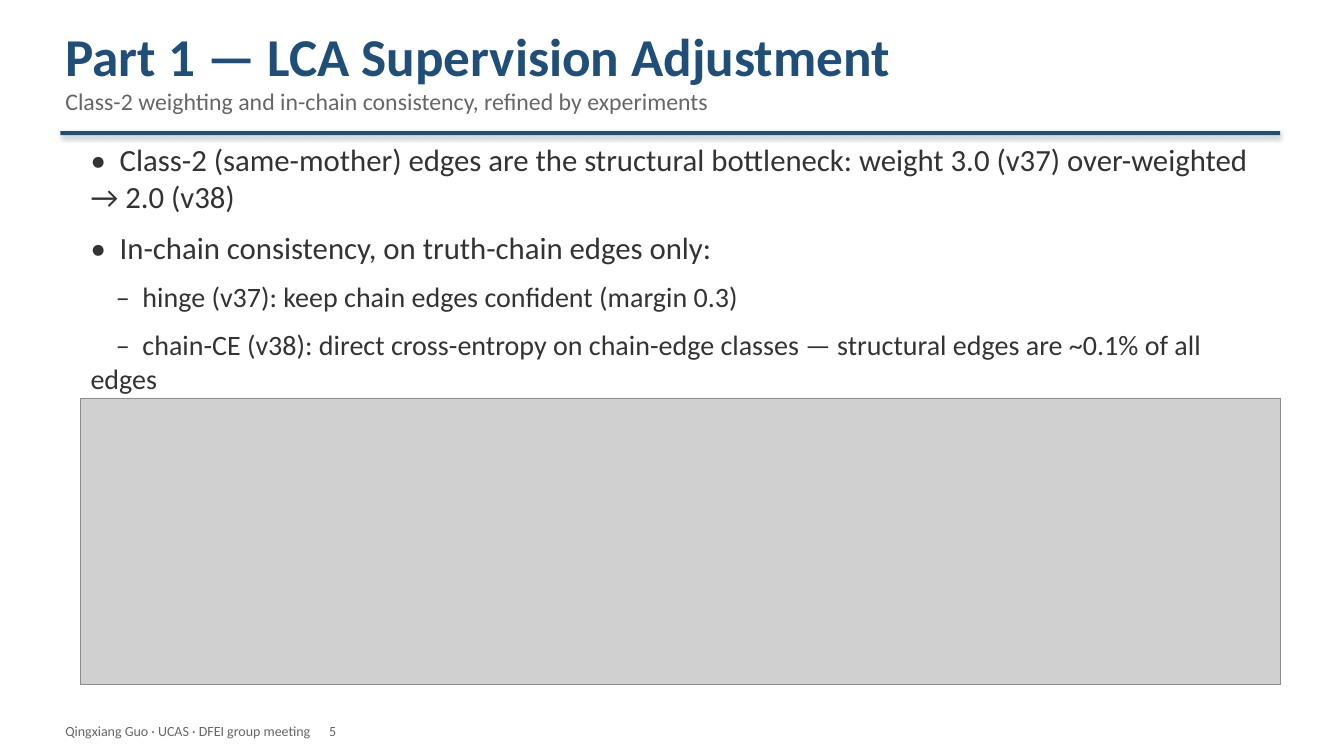
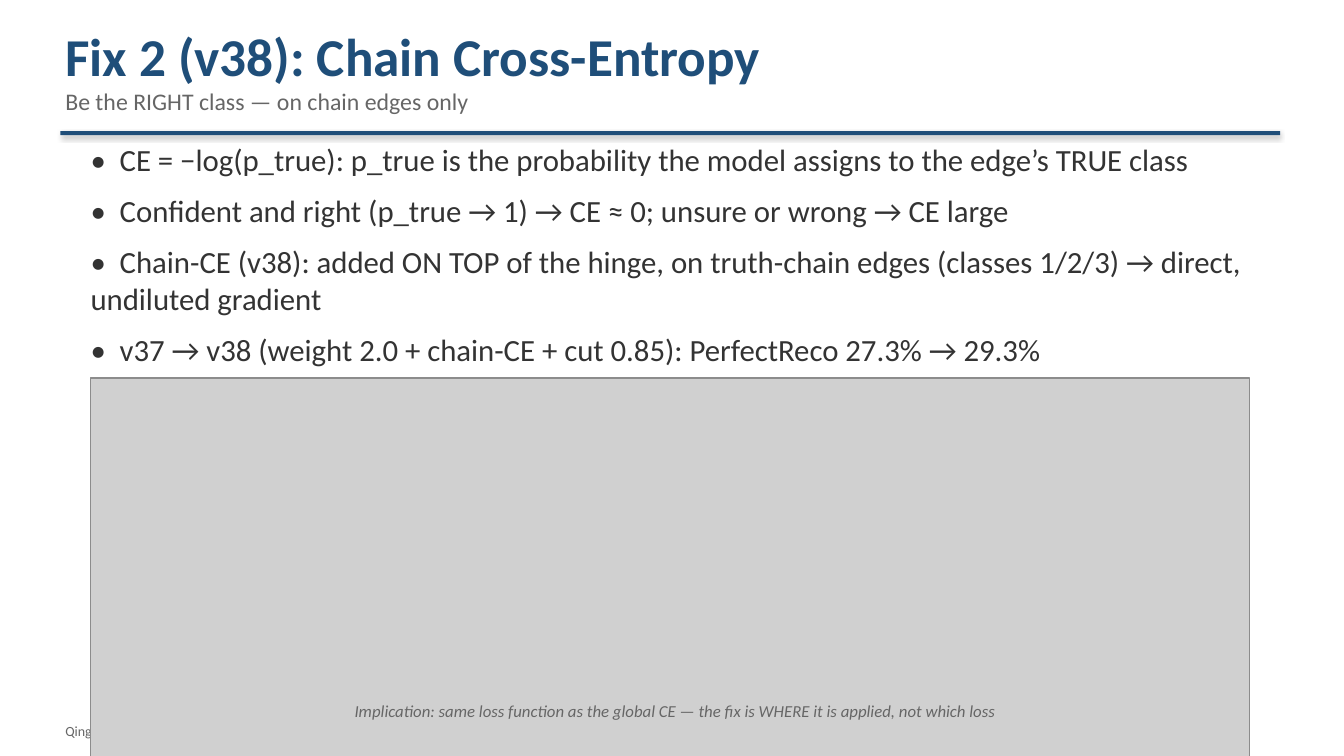
Before and after one commit to Aniedrew/dfei_ift, a slide deck: slide 7 of meeting_figs/DFEI_progress_20260902_EN.pptx (slide 5 before the commit). Drawn at 1344x756 pixels with LibreOffice and Linux fonts; fonts in the diff are those of the drawing; grey boxes stand for pictures. Boxes give left, top, right and bottom in pixels: in the first picture for what was removed or moved away, otherwise in the second. Text is boxed around its words. In the diff, an @@ line names an element or a change of style, - is before the commit and + after.

Commit message:
docs: split LCA slide into 3 pages (dilution problem / hinge / chain-CE)
- New S5: the class-0 dilution problem (new single-panel figure)
- New S6: hinge (v37) — mechanism schematic showing where confidence
  comes from (LCAG softmax, max pk) and where the loss lives (truth-chain
  edges only) + loss curve
- New S7: chain-CE (v38) — CE = -log(p_true) curve + where chain-CE is
  applied vs the global CE
- Renumbered deck 1-16; trimmed a now-redundant bullet on the imbalance slide

```diff
--- a/meeting_figs/DFEI_progress_20260902_EN.pptx
+++ b/meeting_figs/DFEI_progress_20260902_EN.pptx
@@ text at box(65, 36, 760, 114): text changed @@
-Part 1 — LCA Supervision Adjustment
-Class-2 weighting and in-chain consistency, refined by experiments
+Fix 2 (v38): Chain Cross-Entropy
+Be the RIGHT class — on chain edges only
@@ text at box(91, 148, 1241, 367): text changed @@
-• Class-2 (same-mother) edges are the structural bottleneck: weight 3.0 (v37) over-weighted → 2.0 (v38)
-• In-chain consistency, on truth-chain edges only:
-– hinge (v37): keep chain edges confident (margin 0.3)
-– chain-CE (v38): direct cross-entropy on chain-edge classes — structural edges are ~0.1% of all edges
-• Net effect of Part 1 (v31 → v38): PerfectReco 23.9% → 29.3%
+• CE = −log(p_true): p_true is the probability the model assigns to the edge’s TRUE class
+• Confident and right (p_true → 1) → CE ≈ 0; unsure or wrong → CE large
+• Chain-CE (v38): added ON TOP of the hinge, on truth-chain edges (classes 1/2/3) → direct, undiluted gradient
+• v37 → v38 (weight 2.0 + chain-CE + cut 0.85): PerfectReco 27.3% → 29.3%
+• Net effect of Part 1 (v31 → v38): 23.9% → 29.3%
@@ picture: place and size @@
-picture at box(81, 398, 1280, 685)
+picture at box(91, 378, 1250, 756)
@@ text added at box(355, 705, 995, 720), 12 pt, text #666666, italic @@
+Implication: same loss function as the global CE — the fix is WHERE it is applied, not which loss
@@ text at box(65, 724, 121, 740): text changed @@
-Qingxiang Guo · UCAS · DFEI group meeting 5
+Qingxiang Guo · UCAS · DFEI group meeting 7
```
Also in this commit, not shown: 9 other slides changed, 2 slides added, 5 other files.
